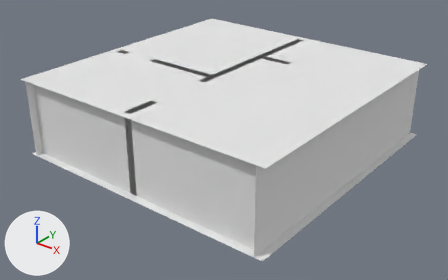
Before and after pictures for a commit that changed the Blender file artsource/models/scifilevel.blend.
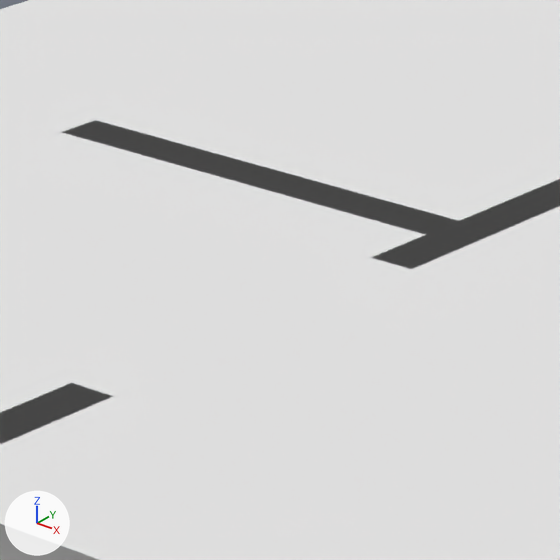
Each version is shown whole from a 50 mm lens placed at (22.57, -28.87, 18.01), pointed at (0.22, -0.94, 0.69), then close up on the part from 31% to 51% of the width and 14% to 46% of the height. The lights are fixed; the arrows at lower left show +X, +Y and +Z.

The first close-up shows 'Room'.
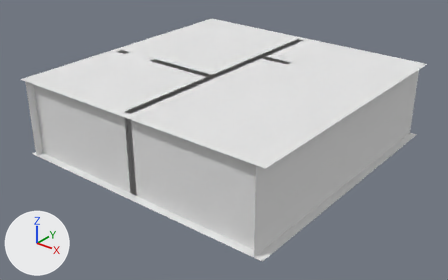
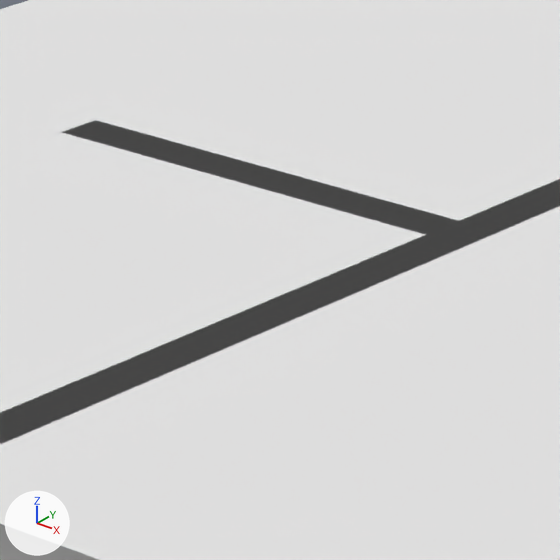
Location of each change, (x1, y1, x2, y2) in pixels of the close-ups (560 x 560 px; the box of a moved part takes in the faces that stretch with it):
part 1 of me_room, added
    after: (228, 258, 411, 330)
part 2 of me_room, moved or reshaped
    before: (0, 383, 112, 444)
    after: (0, 318, 268, 444)

The change in detail:
me_room has 64 vertices, 36 faces and spans x -9.0..9.0, y -9.0..9.0, z 0.0..5.0.
me_room is used by ob_room; location (0.0, 0.0, 0.0).
Verts and faces of me_room; kept vertices keep their numbers, new ones are numbered from 64.
Before the commit, vertices of me_room: 32 (0.0, -6.5, 0.0), 35 (-0.5, -6.5, 0.0), 36 (0.0, -6.5, 5.0) at pixel (113, 396), 39 (-0.5, -6.5, 5.0) at pixel (71, 382).
me_room part 1: a new loose piece, a box spanning x -0.5..0.0, y -4.5..-2.5, z 4.0..5.0, in mat_material (its picture is missing).
Part 2, on me_room:
Vertices 32, 35, 36, 39 move by (0.0, 2.0, 0.0).
